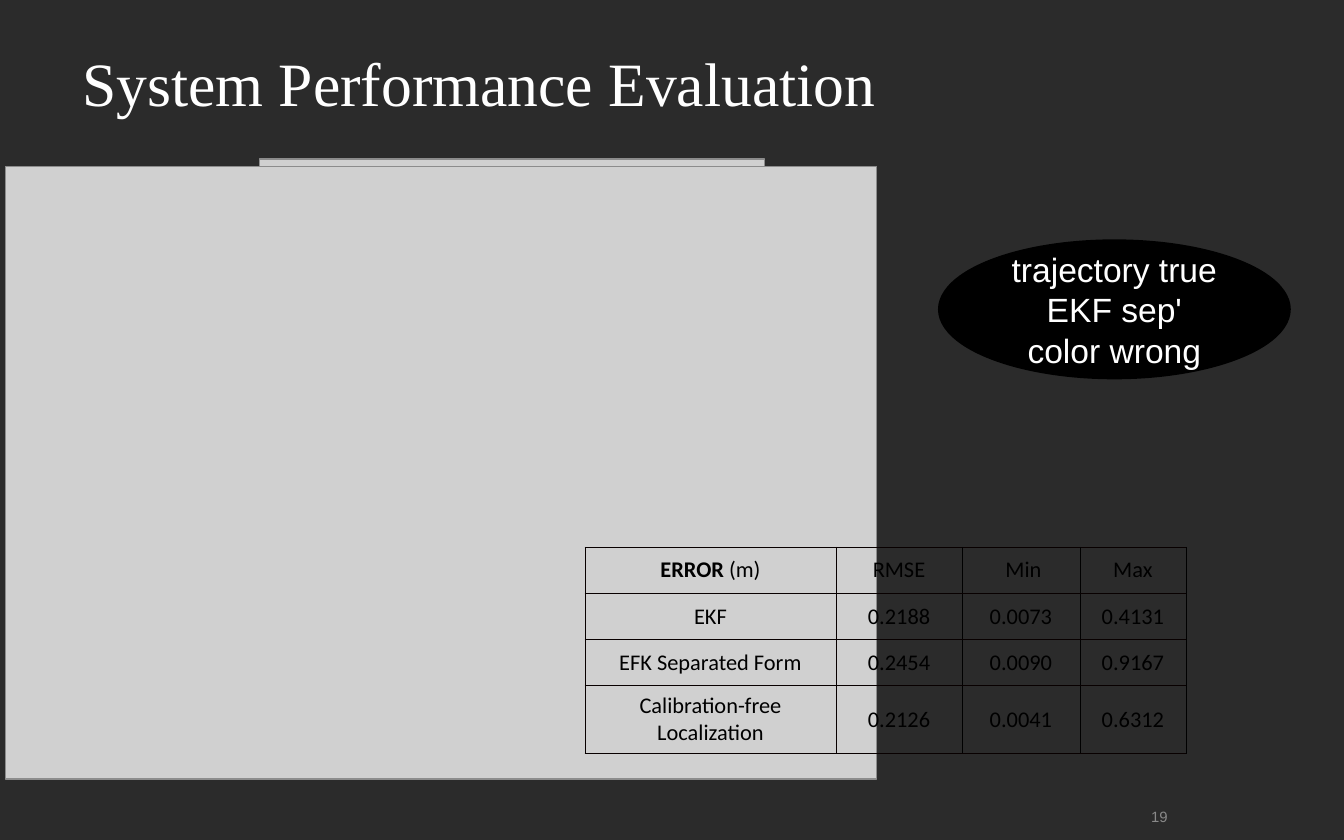
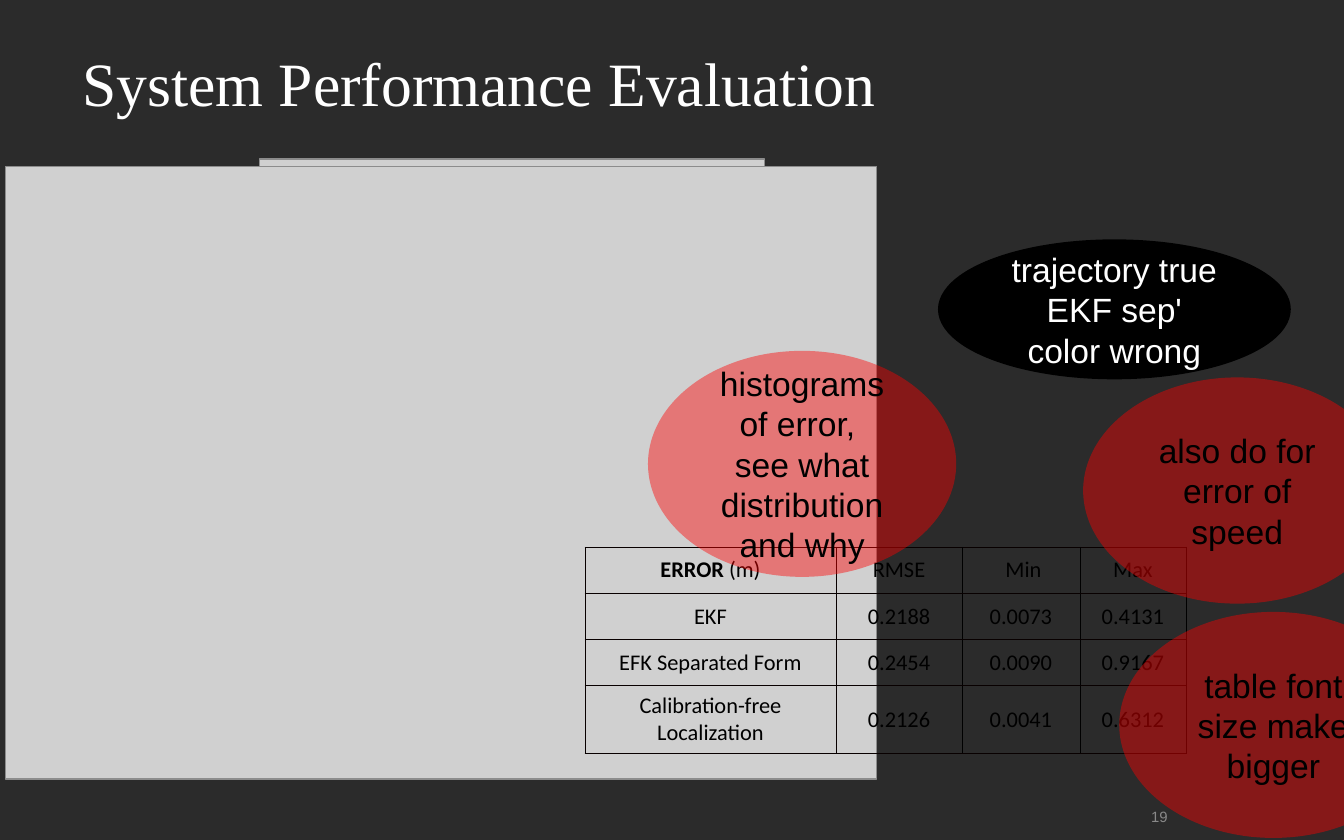
Before and after one commit to yitong-quan/thesis_indoorLocalization, a slide deck: slide 19 of text_editing/ppt/Zwischenpraesentation_newest.ppt. Drawn at 1344x840 pixels with LibreOffice and Linux fonts; fonts in the diff are those of the drawing; grey boxes stand for pictures; background and template pictures are left out; a plain dark background stands for a picture behind light text. Boxes give left, top, right and bottom in pixels: in the first picture for what was removed or moved away, otherwise in the second. Text is boxed around its words. In the diff, an @@ line names an element or a change of style, - is before the commit and + after.

```diff
--- a/text_editing/ppt/Zwischenpraesentation_newest.ppt
+++ b/text_editing/ppt/Zwischenpraesentation_newest.ppt
@@ ellipse added at [648, 351, 956, 577], fill #FF0000 at 43% opacity, 18 pt, text #000000 @@
+histograms of error,
+see what distribution and why
@@ ellipse added at [1083, 378, 1344, 603], fill #FF0000 at 43% opacity, 18 pt, text #000000 @@
+also do for error of speed
@@ ellipse added at [1120, 612, 1344, 837], fill #FF0000 at 43% opacity, 18 pt, text #000000 @@
+table font size make bigger
```
Also in this commit, not shown: 8 other slides changed, 10 other files.
